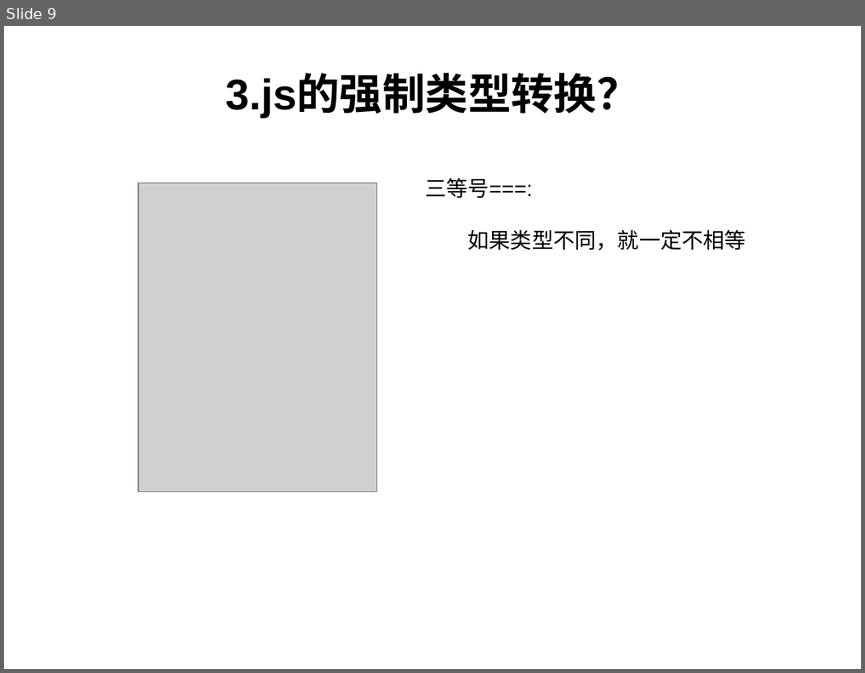
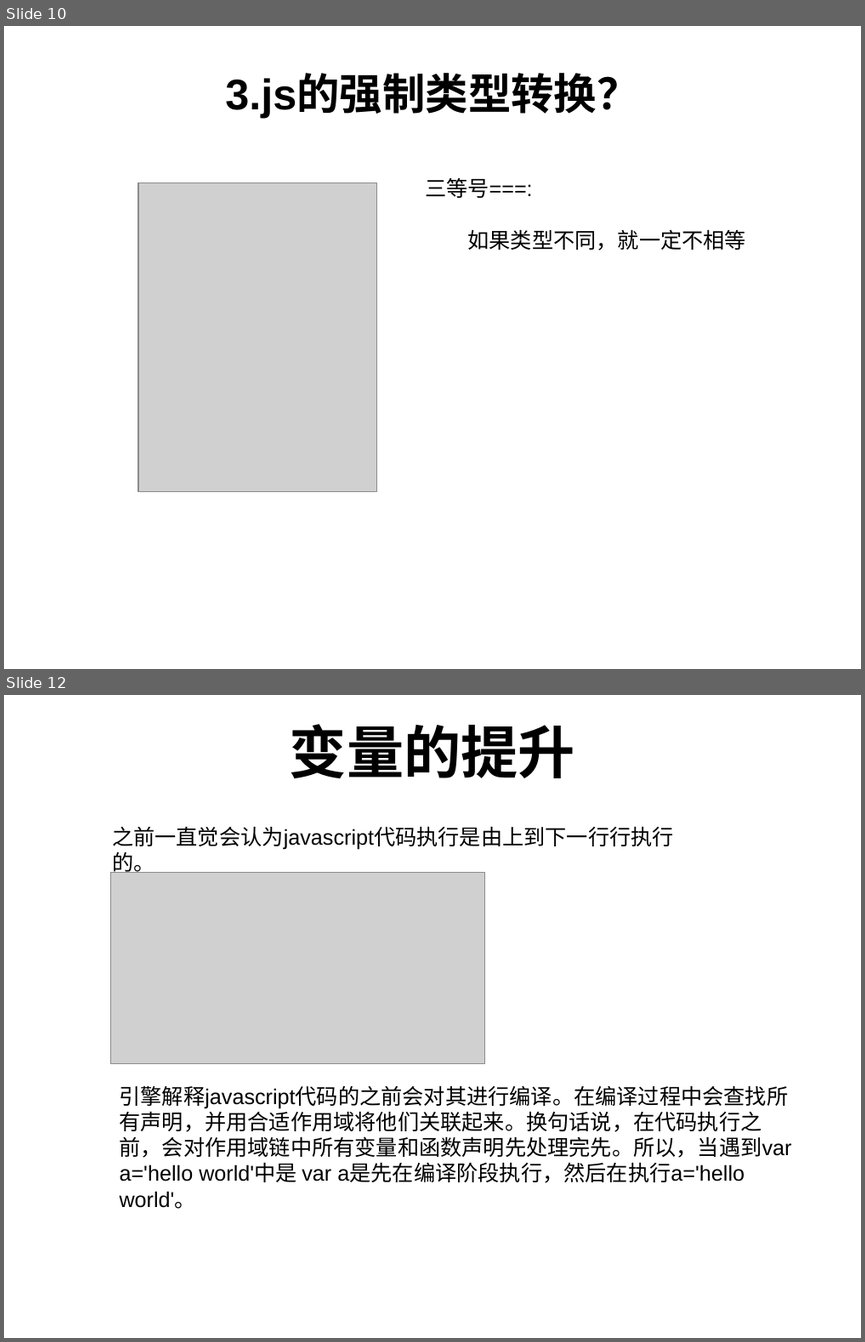
Before and after one commit to FireSmallPanda/swdt, a slide deck: javascript技术分享/javascript基础分享.ppt. Shown one above the other, each under a label of ours: slide 9 before the commit, slides 10 and 12 after it; the slides between them are not shown. The pictures are 865x673 and 865x1342 pixels, drawn with LibreOffice and Linux fonts; fonts in the diff are those of the drawing; grey boxes stand for pictures. Boxes give left, top, right and bottom in pixels: in the first picture for what was removed or moved away, otherwise in the second. Text is boxed around its words. In the diff, an @@ line names an element or a change of style, - is before the commit and + after.

```diff
--- a/javascript技术分享/javascript基础分享.ppt
+++ b/javascript技术分享/javascript基础分享.ppt
@@ slide 12 added at bbox=[4, 695, 861, 1338], background #FFFFFF @@
@@ text added at bbox=[290, 724, 575, 778], 48 pt, text #000000, bold @@
+变量的提升
@@ text added at bbox=[112, 826, 674, 875], 18 pt, text #000000 @@
+之前一直觉会认为javascript代码执行是由上到下一行行执行的。
@@ picture added at bbox=[111, 873, 485, 1063] @@
@@ text added at bbox=[120, 1085, 792, 1208], 18 pt, text #000000 @@
+引擎解释javascript代码的之前会对其进行编译。在编译过程中会查找所有声明，并用合适作用域将他们关联起来。换句话说，在代码执行之前，会对作用域链中所有变量和函数声明先处理完先。所以，当遇到var a='hello world'中是 var a是先在编译阶段执行，然后在执行a='hello world'。
@@ what was slide 9 is now slide 10 @@
```
Also in this commit, not shown: 1 slide changed, 4 other slides added, 1 slide removed, 2 other files.
